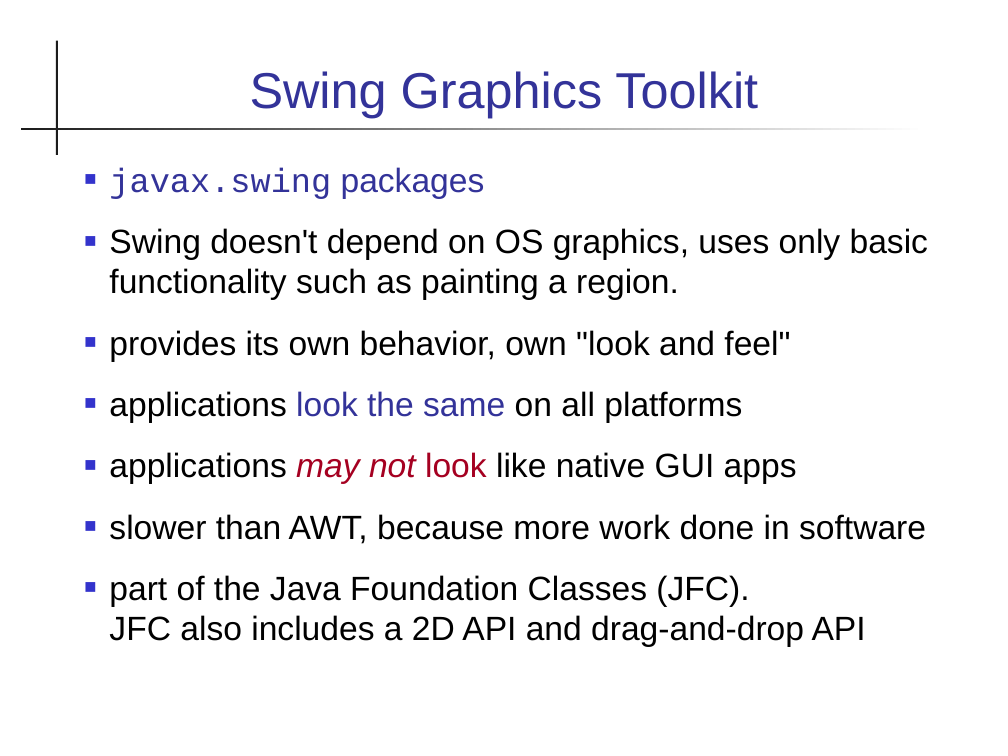
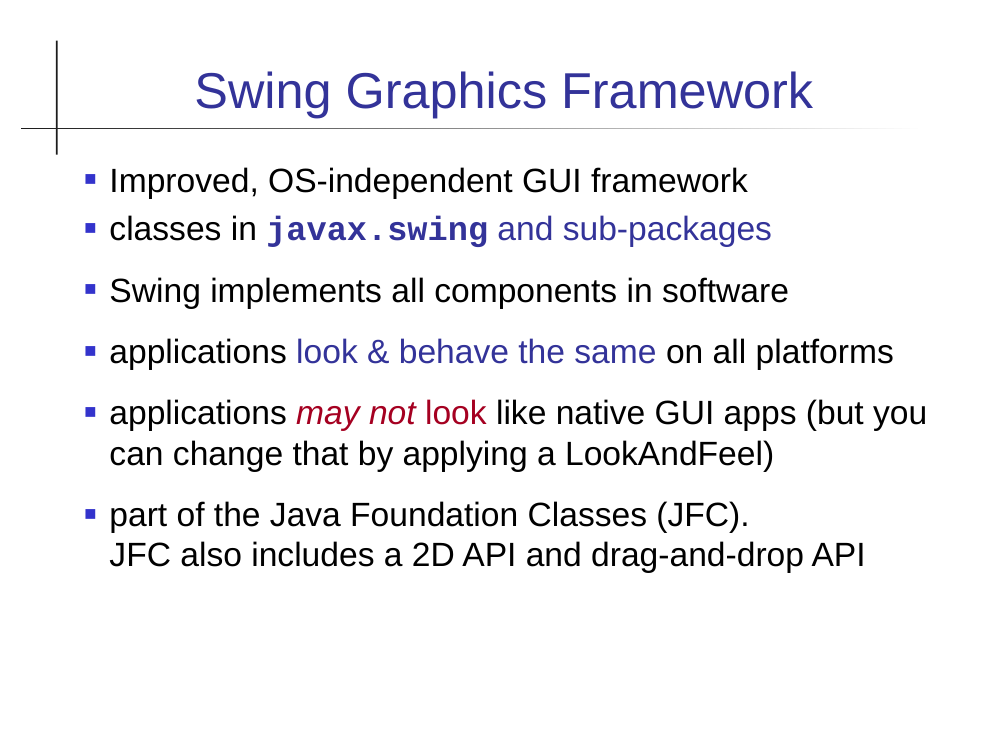
Before and after one commit to skeoop/skeoop.github.io, a slide deck: slide 10 of week7/Graphics-1.ppt. Drawn at 1008x756 pixels with LibreOffice and Linux fonts; fonts in the diff are those of the drawing. Boxes give left, top, right and bottom in pixels: in the first picture for what was removed or moved away, otherwise in the second. Text is boxed around its words. In the diff, an @@ line names an element or a change of style, - is before the commit and + after.

Commit message:
update slides

```diff
--- a/week7/Graphics-1.ppt
+++ b/week7/Graphics-1.ppt
@@ title at (x1=194, y1=71, x2=813, y2=118): text changed @@
-Swing Graphics Toolkit
+Swing Graphics Framework
@@ text at (x1=109, y1=167, x2=927, y2=472): text changed @@
-■ javax.swing packages
-■ Swing doesn't depend on OS graphics, uses only basic functionality such as painting a region.
-■ provides its own behavior, own "look and feel"
-■ applications look the same on all platforms
-■ applications may not look like native GUI apps
-■ slower than AWT, because more work done in software
+■ Improved, OS-independent GUI framework
+■ classes in javax.swing and sub-packages
+■ Swing implements all components in software
+■ applications look & behave the same on all platforms
+■ applications may not look like native GUI apps (but you can change that by applying a LookAndFeel)
```
Also in this commit, not shown: 7 other slides changed, 22 slides removed, 27 other files.
